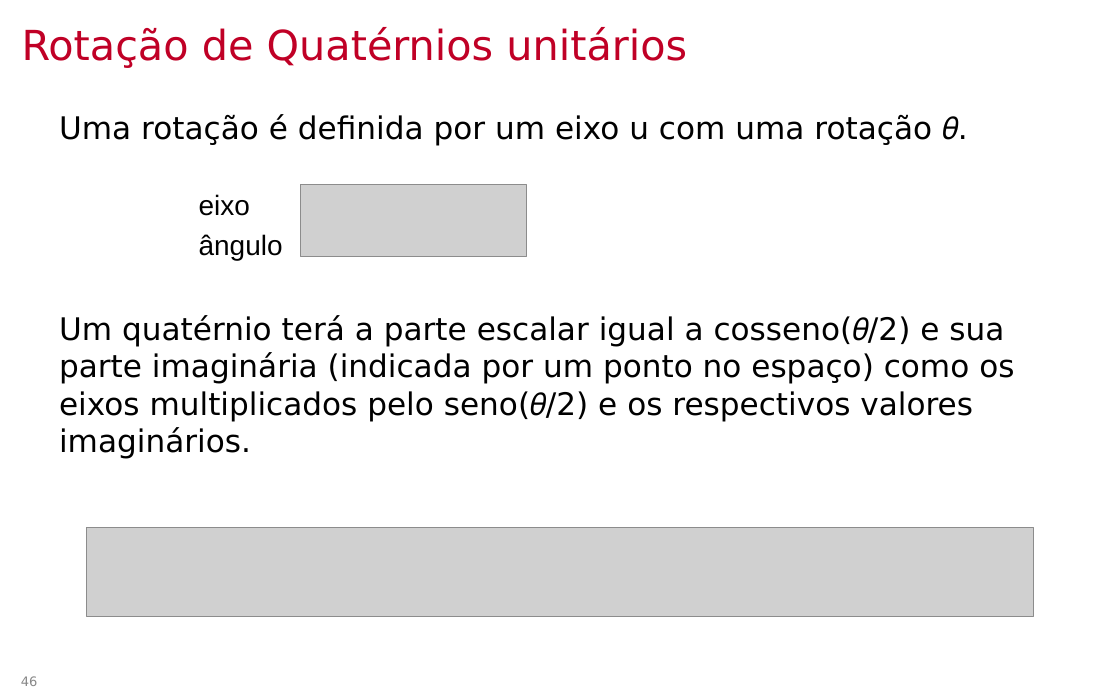
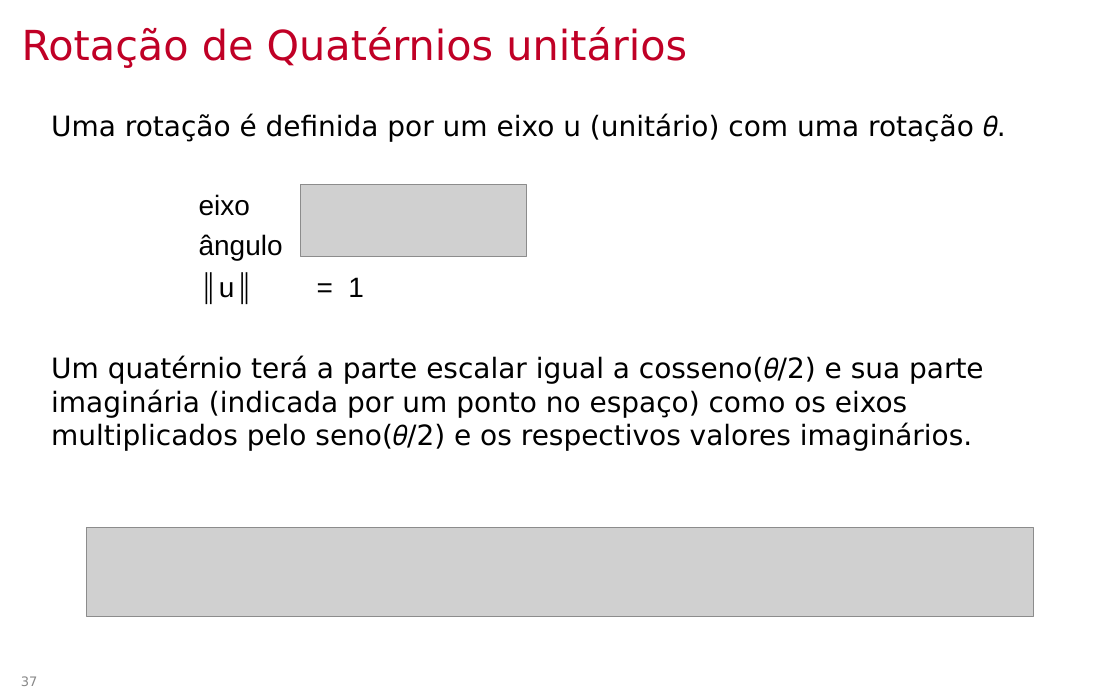
Before and after one commit to lpsoares/ComputacaoGrafica, a slide deck: slide 37 of docs/aulas/04-coordenadas_homogeneas_e_quaternios/aula4_coordenadas_homogeneas_e_quaternios.pptx (slide 46 before the commit). Drawn at 1120x700 pixels with LibreOffice and Linux fonts; fonts in the diff are those of the drawing; grey boxes stand for pictures; background and template pictures are left out. Boxes give left, top, right and bottom in pixels: in the first picture for what was removed or moved away, otherwise in the second. Text is boxed around its words. In the diff, an @@ line names an element or a change of style, - is before the commit and + after.

```diff
--- a/docs/aulas/04-coordenadas_homogeneas_e_quaternios/aula4_coordenadas_homogeneas_e_quaternios.pptx
+++ b/docs/aulas/04-coordenadas_homogeneas_e_quaternios/aula4_coordenadas_homogeneas_e_quaternios.pptx
@@ text "Uma rotação é definida por ...": place and size @@
-text "Uma rotação é definida por ..." at [59, 114, 1014, 459]
+text "Uma rotação é definida por ..." at [51, 113, 998, 451]
@@ text at [51, 113, 998, 142]: text changed; size 20 to 18 pt @@
-Uma rotação é definida por um eixo u com uma rotação 𝜃.
+Uma rotação é definida por um eixo u (unitário) com uma rotação 𝜃.
@@ text added at [219, 277, 364, 298], 18 pt, text #000000 @@
+∥u∥ = 1
@@ text at [51, 356, 984, 451]: size 20 to 18 pt in "Um quatérnio terá a parte escalar igual ..." @@
@@ page number at [21, 676, 38, 686]: text changed @@
-46
+37
```
Also in this commit, not shown: 12 other slides changed, 10 slides removed, 2 other files.
